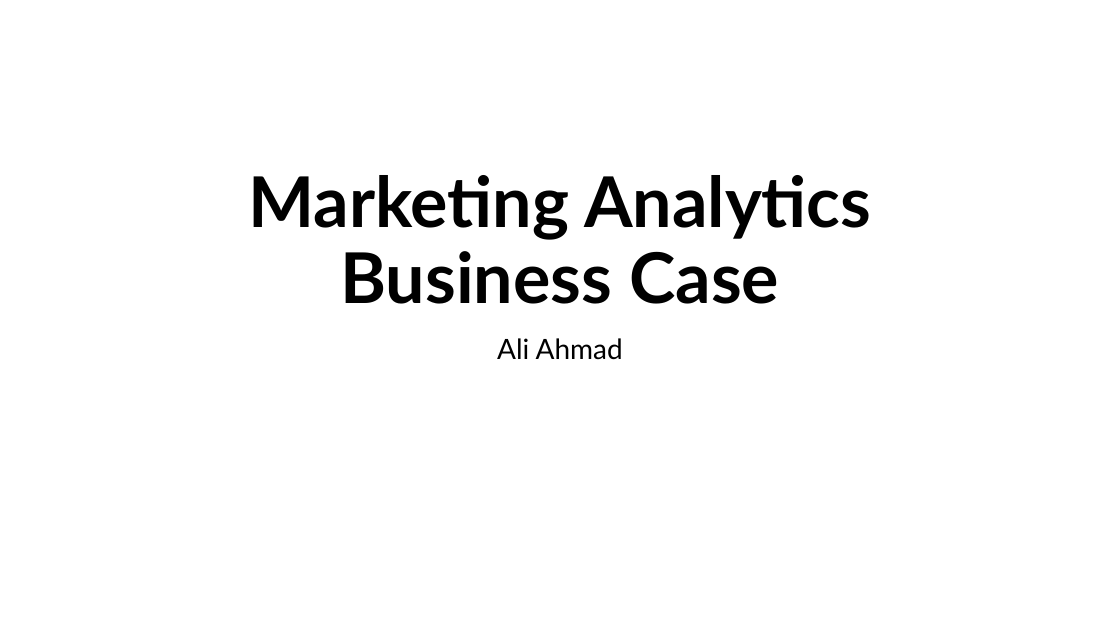
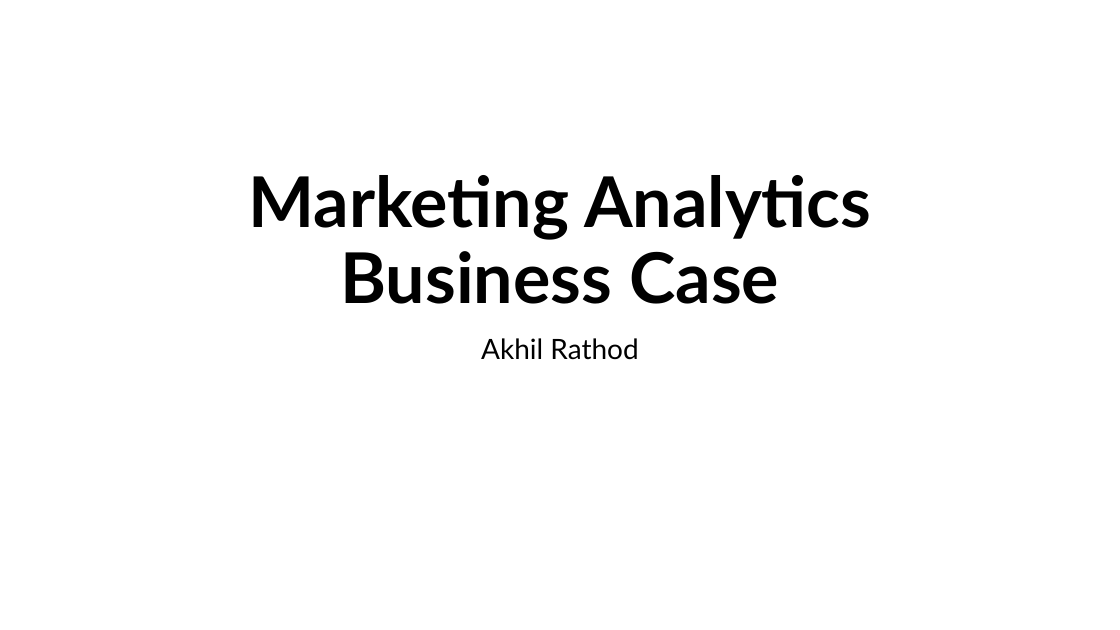
Before and after one commit to akhilrathod09/Data-Analysis-Project, a slide deck: slide 1 of Marketing Analytics Business Case.pptx. Drawn at 1120x630 pixels with LibreOffice and Linux fonts; fonts in the diff are those of the drawing. Boxes give left, top, right and bottom in pixels: in the first picture for what was removed or moved away, otherwise in the second. Text is boxed around its words. In the diff, an @@ line names an element or a change of style, - is before the commit and + after.

```diff
--- a/Marketing Analytics Business Case.pptx
+++ b/Marketing Analytics Business Case.pptx
@@ subtitle at [481,338,638,360]: text changed @@
-Ali Ahmad
+Akhil Rathod
```
